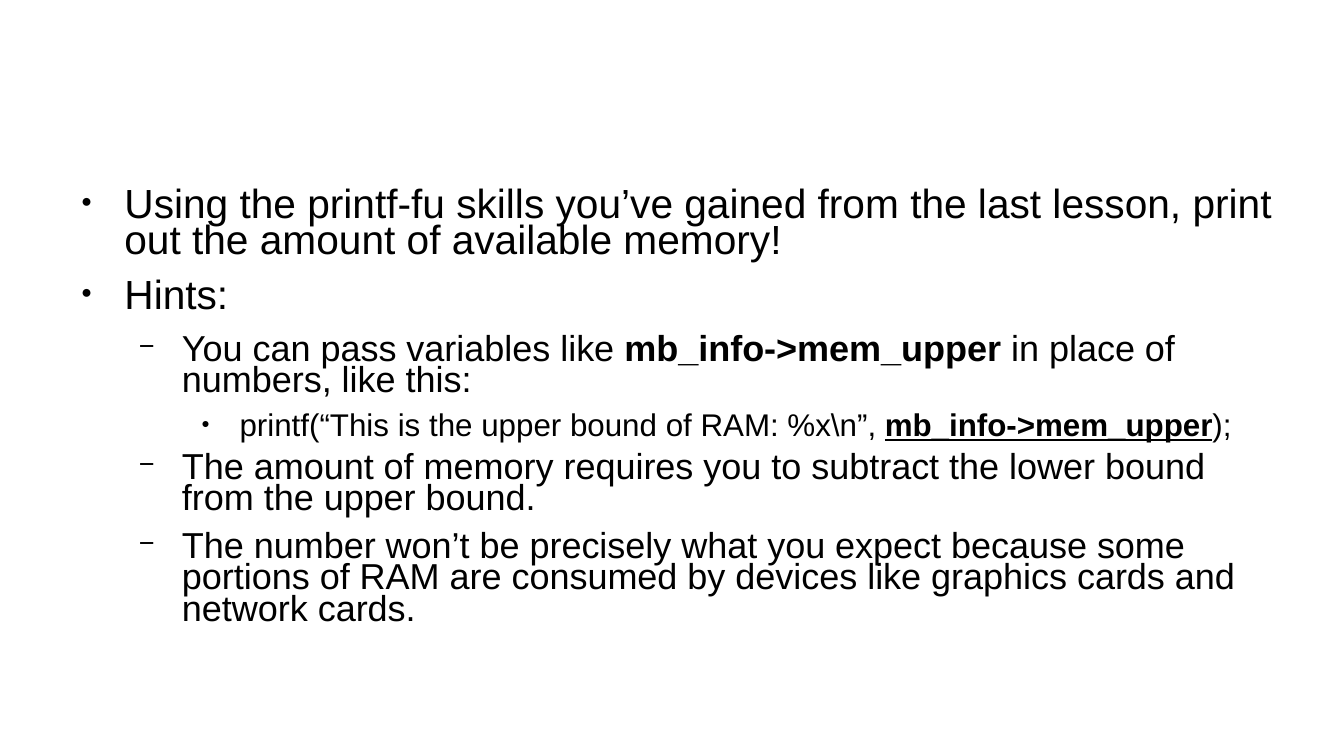
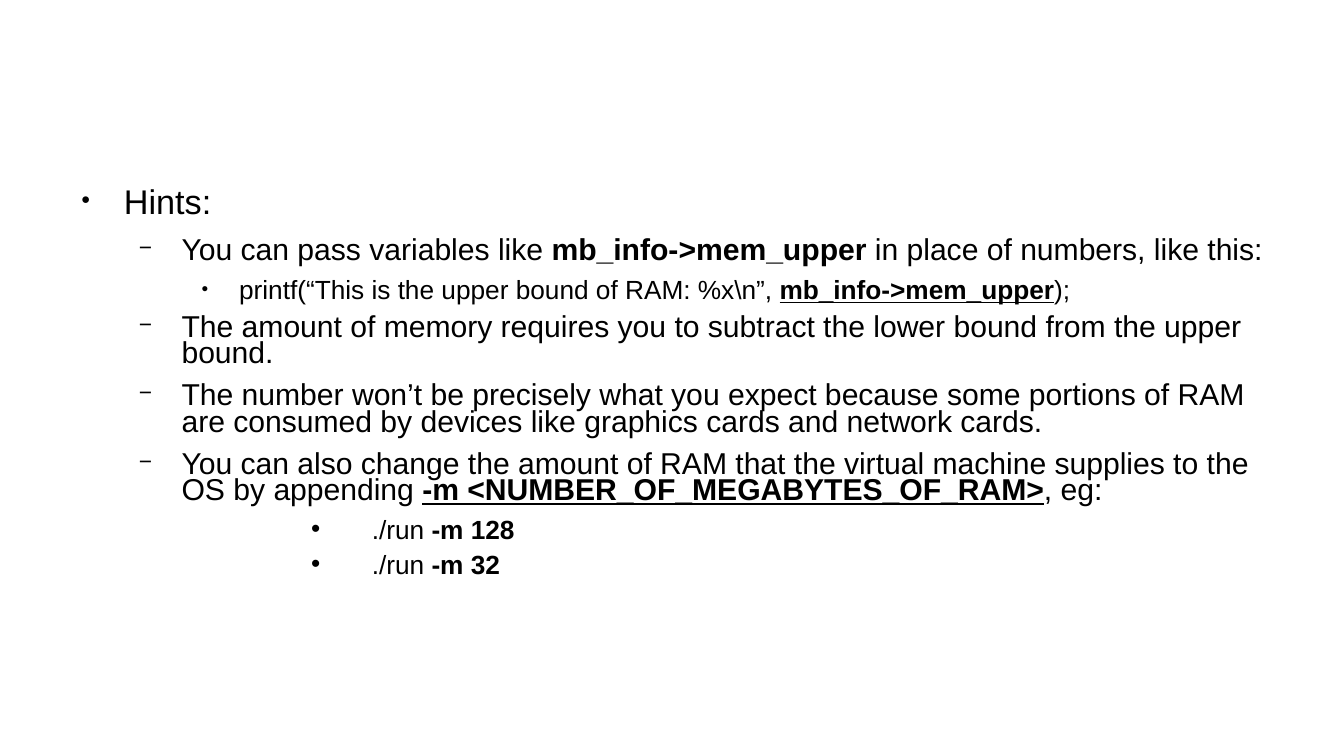
Before and after one commit to latentPrion/work-experience-kernel, a slide deck: slide 8 of part-07-printing-the-memory-map.ppt (slide 7 before the commit). Drawn at 1344x756 pixels with LibreOffice and Linux fonts; fonts in the diff are those of the drawing; background and template pictures are left out. Boxes give left, top, right and bottom in pixels: in the first picture for what was removed or moved away, otherwise in the second. Text is boxed around its words. In the diff, an @@ line names an element or a change of style, - is before the commit and + after.

Commit message:
Update memory bounds printing

```diff
--- a/part-07-printing-the-memory-map.ppt
+++ b/part-07-printing-the-memory-map.ppt
@@ text at [124, 188, 1272, 262]: paragraph removed @@
-● Using the printf-fu skills you’ve gained from the last lesson, print out the amount of available memory!
@@ text at [124, 189, 1262, 438]: size 24.1 to 20.1 pt in "Hints:"; size 21.3 to 17.8 pt in "You can pass variables like mb_info->mem_upper in ...", "The amount of memory requires you to ...", "The number won’t be precisely what you ..."; size 18.5 to 15.5 pt in "printf(“This is the upper bound of RAM: ..." @@
@@ text at [182, 452, 1249, 575]: paragraphs added @@
+  − You can also change the amount of RAM that the virtual machine supplies to the OS by appending -m <NUMBER_OF_MEGABYTES_OF_RAM>, eg:
+    • ./run -m 128
+    • ./run -m 32
```
Also in this commit, not shown: 1 slide added.
